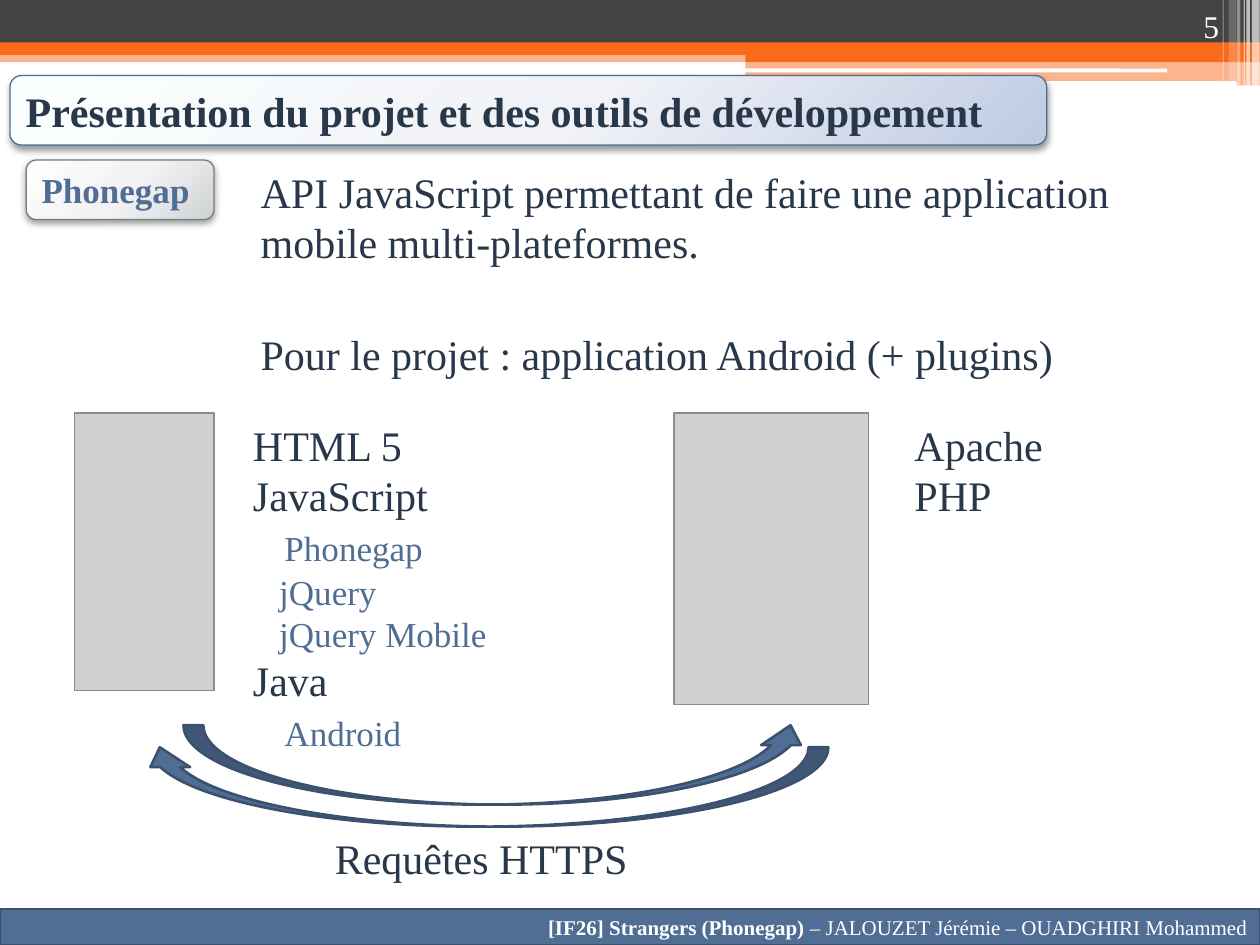
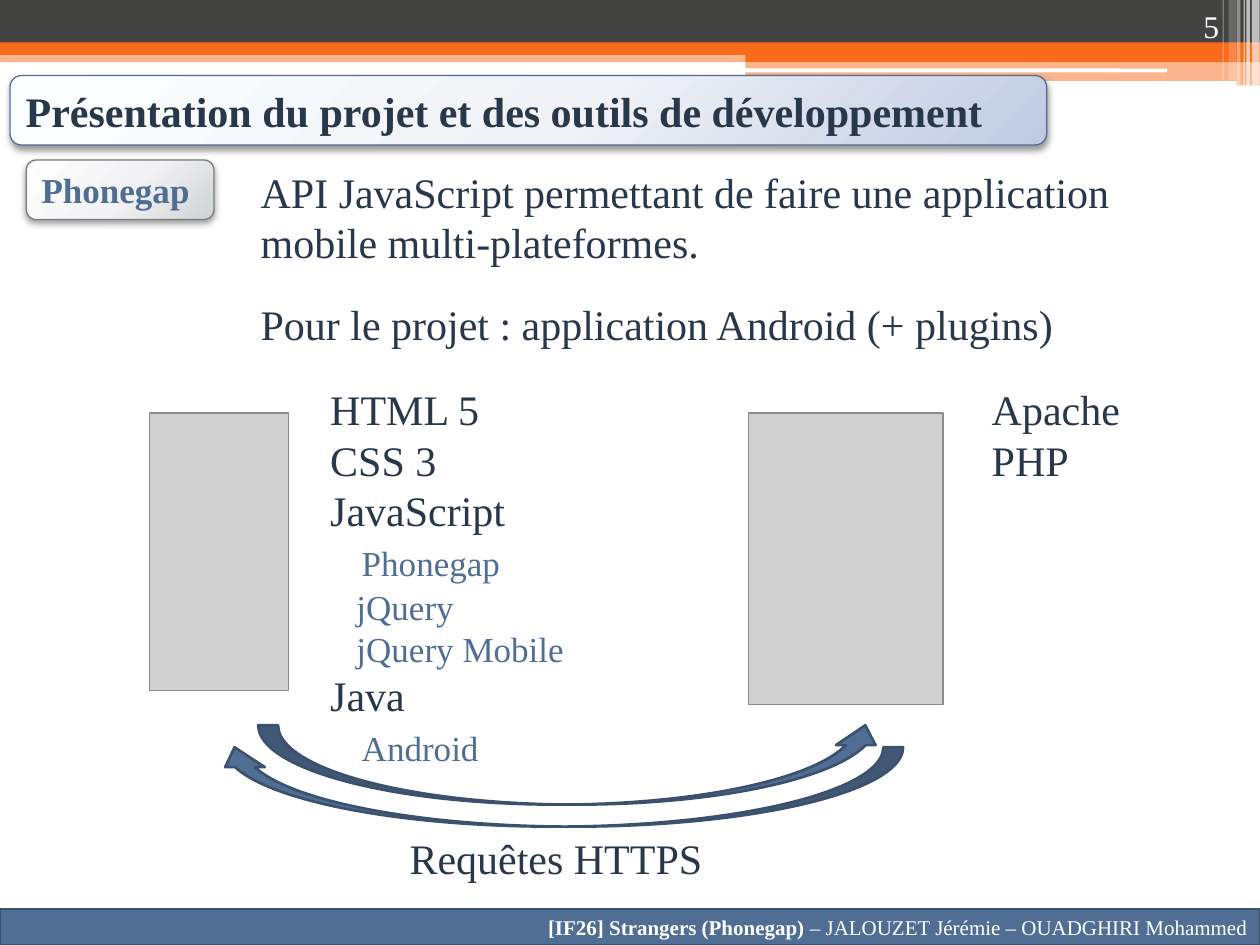
Before and after one commit to Anicky/Strangers-Phonegap, a slide deck: slide 5 of Presentation/Presentation IF26.pptx. Drawn at 1260x945 pixels with LibreOffice and Linux fonts; fonts in the diff are those of the drawing; grey boxes stand for pictures. Boxes give left, top, right and bottom in pixels: in the first picture for what was removed or moved away, otherwise in the second. Text is boxed around its words. In the diff, an @@ line names an element or a change of style, - is before the commit and + after.

```diff
--- a/Presentation/Presentation IF26.pptx
+++ b/Presentation/Presentation IF26.pptx
@@ text "API JavaScript permettant de faire ..." rewrapped from [261, 178, 1109, 379] to [261, 178, 1109, 349] @@
@@ text "HTML 5": place and size @@
-text "HTML 5" at [253, 433, 486, 747]
+text "HTML 5" at [330, 397, 564, 762]
@@ text "Apache": place and size @@
-text "Apache" at [914, 432, 1042, 511]
+text "Apache" at [992, 396, 1120, 476]
@@ text at [330, 448, 436, 477]: paragraph added @@
+CSS 3
@@ 2 pictures, 2 curved up arrows, 1 text: place and size @@
-2 pictures, 2 curved up arrows, 1 text at [74, 413, 868, 883]
+2 pictures, 2 curved up arrows, 1 text at [149, 413, 942, 883]
```
Also in this commit, not shown: 1 other slide changed.
